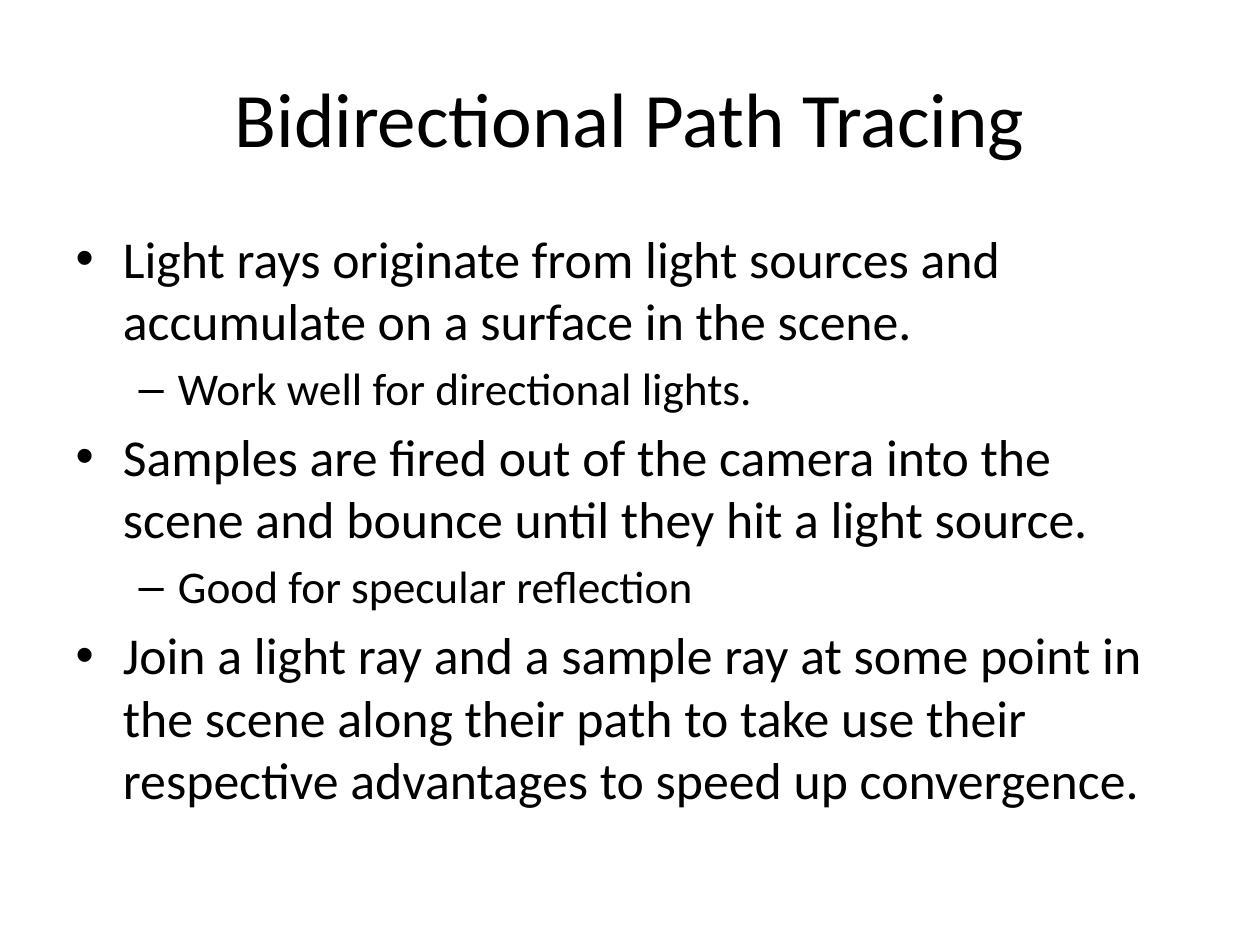
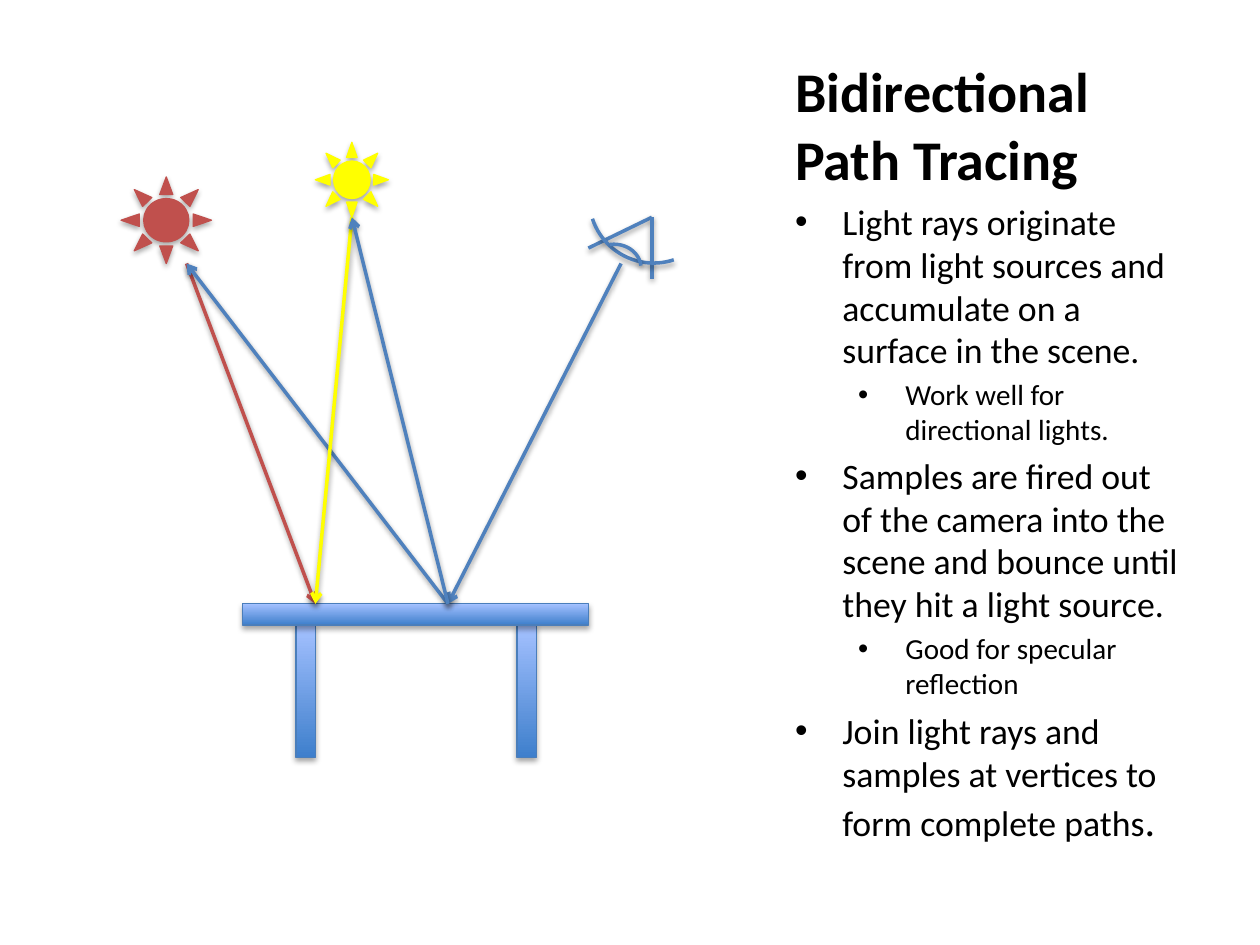
Before and after one commit to ianmars/ianmars.github.io, a slide deck: slide 3 of bdpt_and_mis_with_ppm.pptx. Drawn at 1260x945 pixels with LibreOffice and Linux fonts; fonts in the diff are those of the drawing. Boxes give left, top, right and bottom in pixels: in the first picture for what was removed or moved away, otherwise in the second. Text is boxed around its words. In the diff, an @@ line names an element or a change of style, - is before the commit and + after.

```diff
--- a/bdpt_and_mis_with_ppm.pptx
+++ b/bdpt_and_mis_with_ppm.pptx
@@ title "Bidirectional Path Tracing": place and size @@
-title "Bidirectional Path Tracing" at (235,93,1024,161)
+title "Bidirectional Path Tracing" at (795,72,1089,190)
@@ title "Bidirectional Path Tracing" at (795,72,1089,190): size 44 to 32 pt, bold on; alignment centre to left; vertical alignment middle to bottom @@
@@ arc (boxed as its full ellipse) added at (573,118,735,280), outline #4F81BD 2 pt @@
@@ sun added at (315,142,388,218), fill #FFFF00, outline #FFFF00 0.75 pt @@
@@ sun added at (121,176,212,263), fill #C0504D, outline #C0504D 0.75 pt @@
@@ text "Light rays originate from light ...": place and size @@
-text "Light rays originate from light ..." at (123,242,1141,808)
+text "Light rays originate from light ..." at (842,210,1177,842)
@@ arrow added from (352, 217) to (315, 604), #FFFF00 2 pt @@
@@ arrow added from (449, 604) to (352, 217), #4F81BD 2 pt @@
@@ line added from (588, 248) to (651, 217), #4F81BD 2 pt @@
@@ line added from (651, 217) to (651, 278), #4F81BD 2 pt @@
@@ text at (842,210,1177,695): size 29.6 to 20.4 pt in "Light rays originate from light sources and ...", "Samples are fired out of the camera ..."; size 25.9 to 16.6 pt in "Work well for directional lights.", "Good for specular reflection"; less space between paragraphs; bullet – to • @@
@@ arrow added from (186, 263) to (315, 604), #C0504D 2 pt @@
@@ arrow added from (449, 604) to (186, 263), #4F81BD 2 pt @@
@@ arrow added from (621, 263) to (449, 604), #4F81BD 2 pt @@
@@ arc (boxed as its full ellipse) added at (583,241,644,298), outline #4F81BD 2 pt @@
@@ rectangle added at (242,604,588,625), fill gradient #3F80CE to #A4C4FF, outline #4B7EBC 0.75 pt @@
@@ rectangle added at (296,625,315,757), fill gradient #3F80CE to #A4C4FF, outline #4B7EBC 0.75 pt @@
@@ rectangle added at (517,625,536,757), fill gradient #3F80CE to #A4C4FF, outline #4B7EBC 0.75 pt @@
@@ text at (842,719,1156,842): text changed; size 29.6 to 20.4 pt @@
-• Join a light ray and a sample ray at some point in the scene along their path to take use their respective advantages to speed up convergence.
+• Join light rays and samples at vertices to form complete paths.
```
Also in this commit, not shown: 1 other slide changed, 2 other files.
